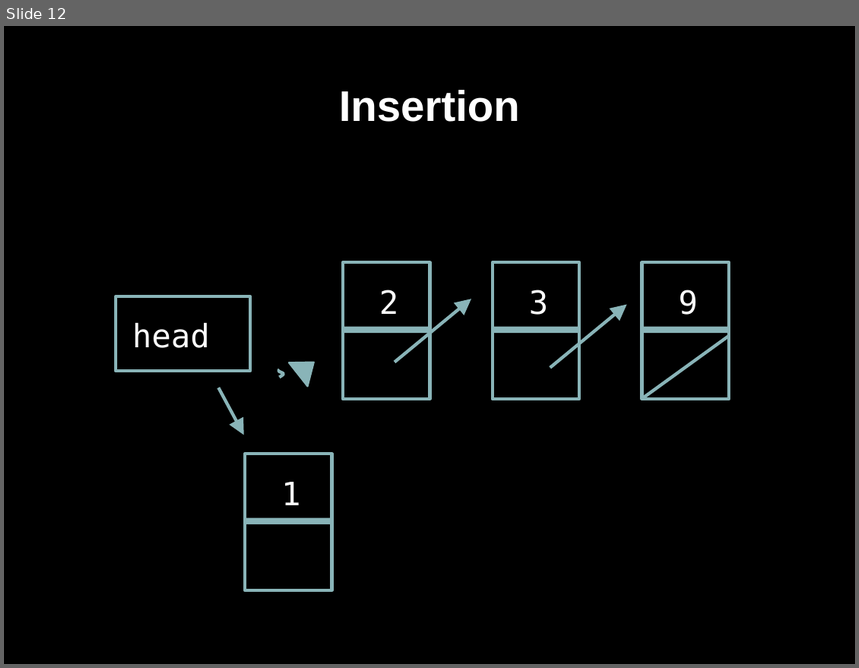
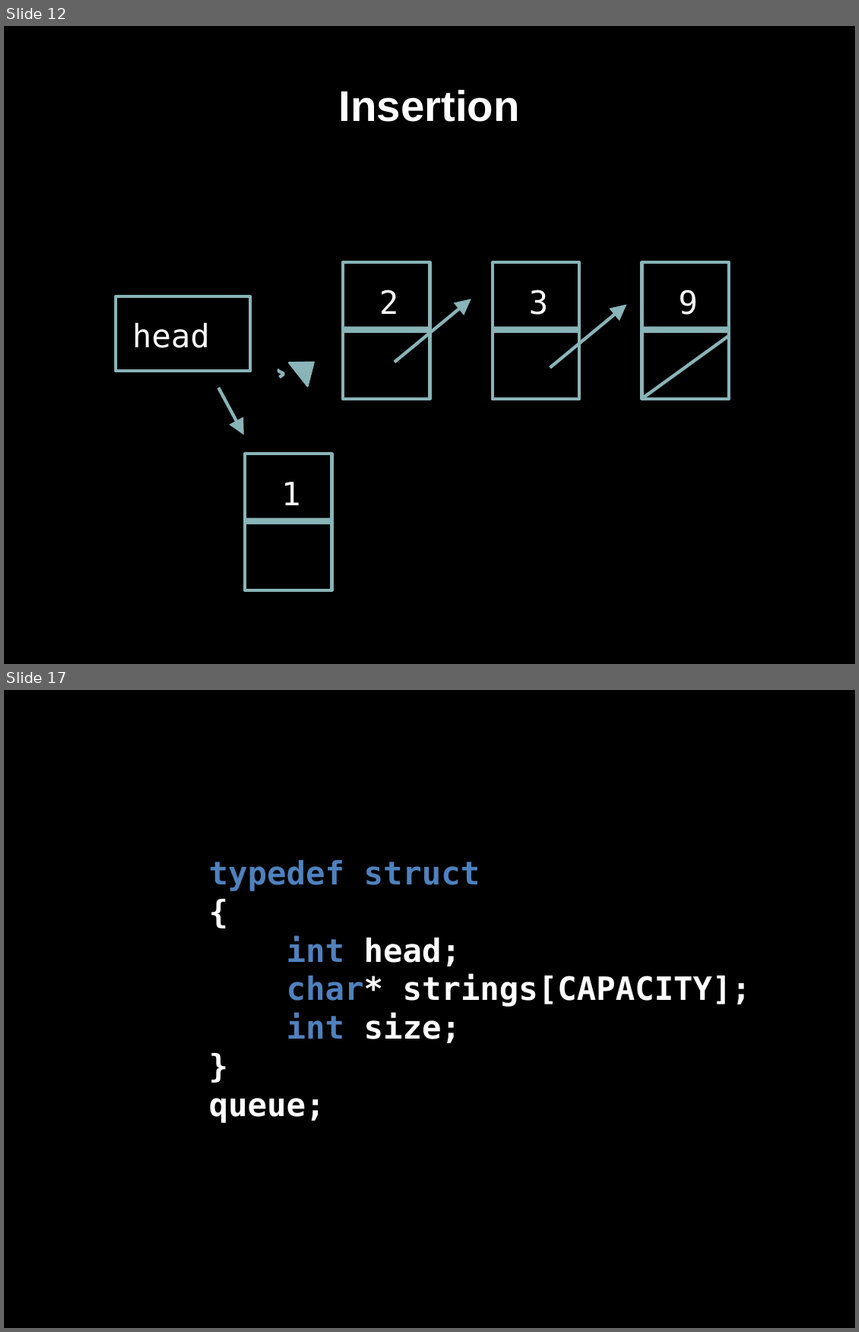
Before and after one commit to bagustris/prokom-tf, a slide deck: prokom6.odp. Shown one above the other, each under a label of ours: slide 12 before the commit, slides 12 and 17 after it; the slides between them are not shown. The pictures are 859x668 and 859x1332 pixels, drawn with LibreOffice and Linux fonts; fonts in the diff are those of the drawing. Boxes give left, top, right and bottom in pixels: in the first picture for what was removed or moved away, otherwise in the second. Text is boxed around its words. In the diff, an @@ line names an element or a change of style, - is before the commit and + after.

```diff
--- a/prokom6.odp
+++ b/prokom6.odp
@@ slide 17 added at (x1=4, y1=690, x2=855, y2=1328), background #000000 @@
@@ text added at (x1=209, y1=860, x2=752, y2=1123), 30 pt, text #FFFFFF, bold @@
+typedef struct
+{
+int head;
+char* strings[CAPACITY];
+int size;
+}
+queue;
+{
```
Also in this commit, not shown: 7 slides changed, 31 other slides added, 1 slide removed, 8 other files.
